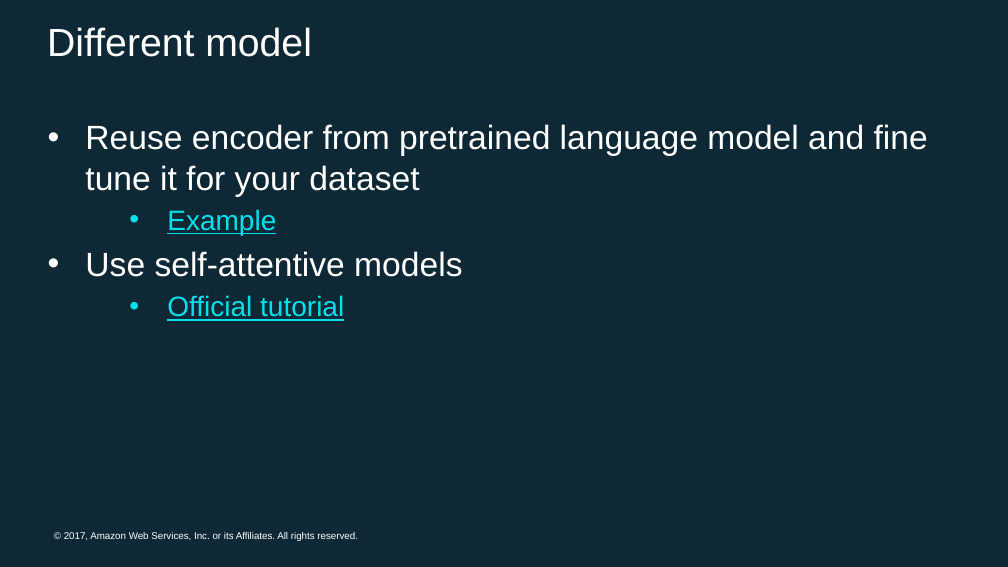
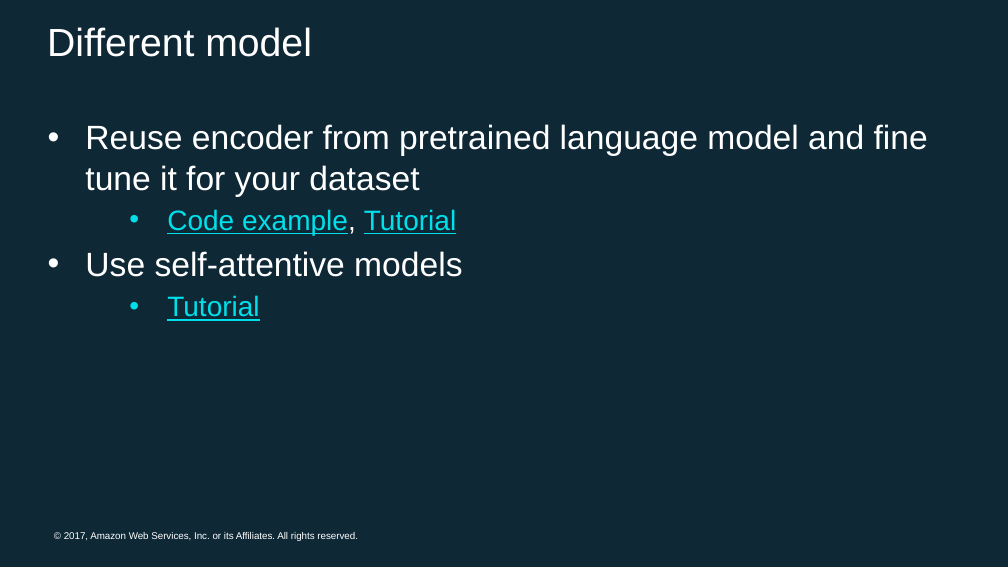
Before and after one commit to Ishitori/MXNetWorkshopHongKong, a slide deck: slide 11 of bicoded_sentiment_analysis/sentiment_anaysis.pptx. Drawn at 1008x567 pixels with LibreOffice and Linux fonts; fonts in the diff are those of the drawing; background and template pictures are left out. Boxes give left, top, right and bottom in pixels: in the first picture for what was removed or moved away, otherwise in the second. Text is boxed around its words. In the diff, an @@ line names an element or a change of style, - is before the commit and + after.

Commit message:
Add more links

```diff
--- a/bicoded_sentiment_analysis/sentiment_anaysis.pptx
+++ b/bicoded_sentiment_analysis/sentiment_anaysis.pptx
@@ text at (167,209,456,235): text changed @@
-  • Example
+  • Code example, Tutorial
@@ text at (167,295,259,321): text changed @@
-  • Official tutorial
+  • Tutorial
```
